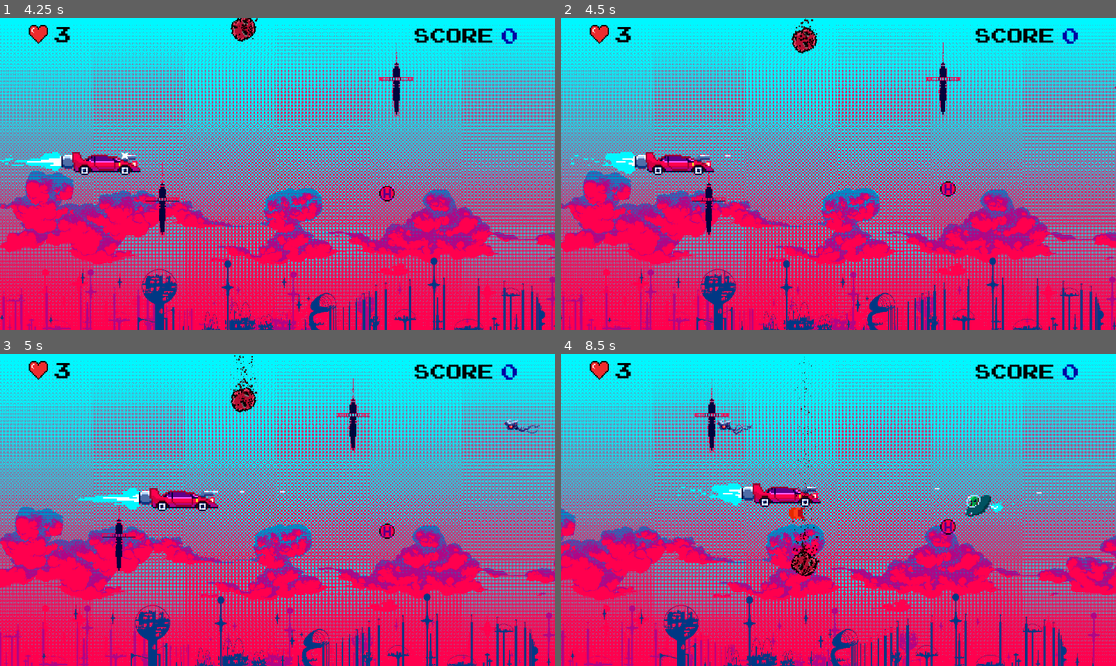
Above: before the commit, frames 1-4 (two rows, left to right).
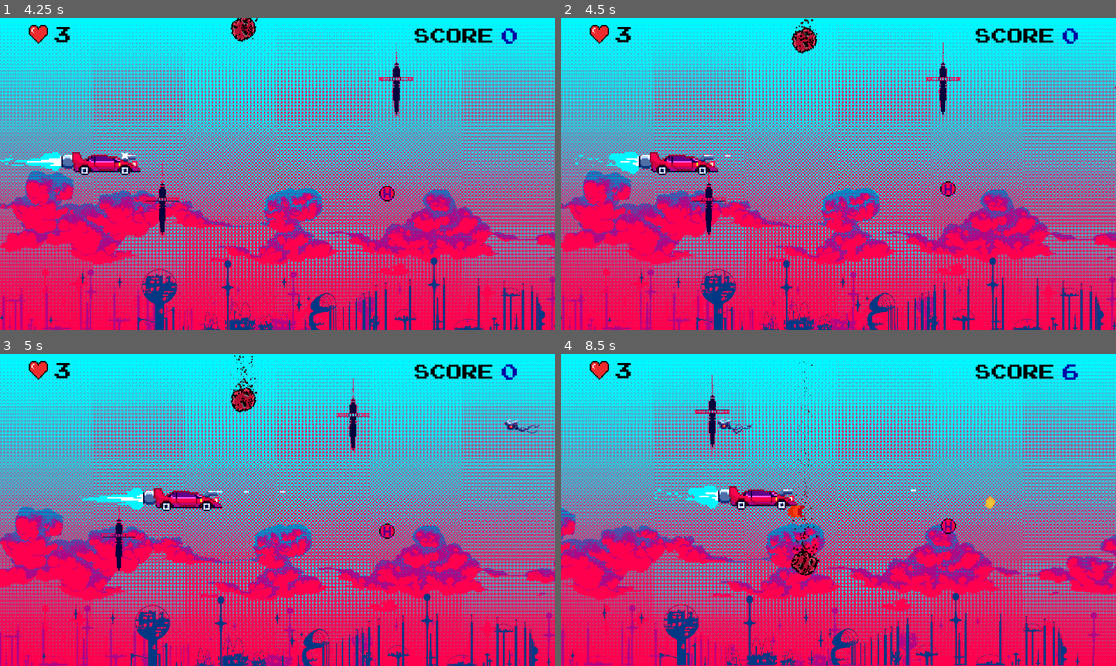
Above: after the commit, the same moments.

Repository: P0ddy/Project-Bentley
Game: Godot game, scene res://Scenes/Menu/main_menu.tscn
Two runs of this game, one before a commit and one after it. Both use one fixed random seed, a clock stepped at 60 frames per second and the inputs below. Sound files missing from this copy of the repository are replaced by a short silence.
Inputs:
- Up to frame 1 (4.25 s): click "Start Game" at 0.5 s; click "Next" at 1.25 s; click "Next" at 2 s; click "Previous" at 2.75 s; click "Select" at 3.5 s
- Up to frame 2 (4.5 s): hold D (right) from 4.28 s (still down); hold Space (shoot) from 4.28 s (still down)
- Up to frame 3 (5 s): keep holding D (right); keep holding Space (shoot)
- Up to frame 4 (8.5 s): release D (right) at 5.03 s; release Space (shoot) at 5.03 s; hold S (down) 5.03-5.78 s; tap Space (shoot) at 5.1, 6.6, 8.1 s; hold D (right) 5.78-6.53 s; hold Space (shoot) 5.78-6.53 s; hold W (up) 6.53-7.28 s; hold Space (shoot) 7.28-8.03 s; hold A (left) from 7.28 s (still down)

Frame 1 is identical in both runs. In frame 2, 0.6% of the frame differs, in the area x 1-29%, y 42-51%; in frame 3, 0.6%; in frame 4, 7.2%, in the area x 0-100%, y 0-100%.

Commit message:
cooler pushi

Diff:
--- a/Scenes/MainScene/boss.gd
+++ b/Scenes/MainScene/boss.gd
@@ -6,7 +6,7 @@
 var player = null
 
 var speed = 3
-var Health = 55
+var Health = 50
 
 var is_travelling = false  # Umbenannt von 'travel'
 
--- a/Scenes/MainScene/player.gd
+++ b/Scenes/MainScene/player.gd
@@ -9,8 +9,8 @@
 @onready var GetDamageSound = $GetDamage
 @onready var ShootingSound = $ShootingSound
 
-const ACCELERATION = 2000
-const FRICTION = 1000
+const ACCELERATION = 2800
+const FRICTION = 1300
 const MAX_SPEED = 450
 
 var health = 3
